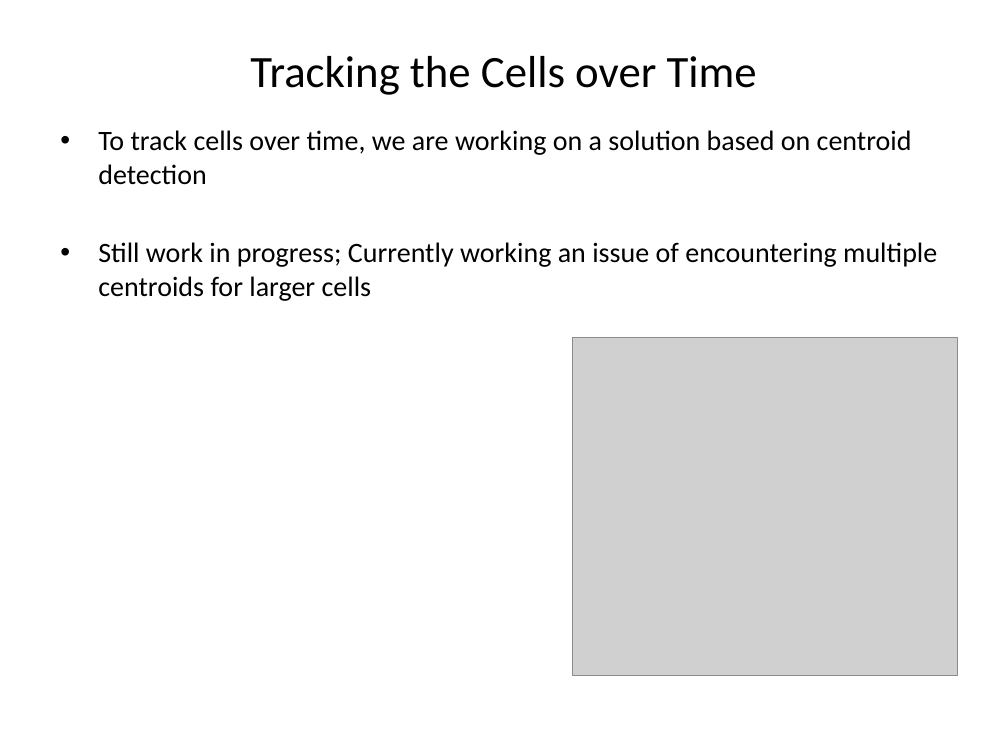
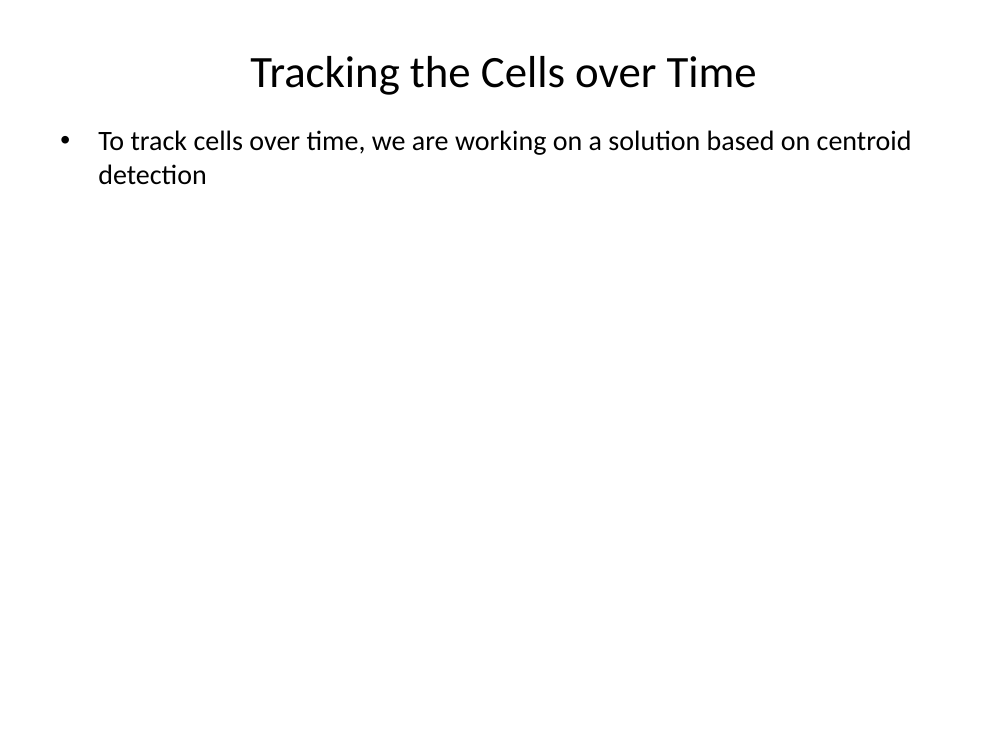
Before and after one commit to tristanmelton/ECE274, a slide deck: slide 13 of presentation/Live-Cell_Tracking_using_Phase_Stretch_Transform_050421.pptx (slide 12 before the commit). Drawn at 1008x756 pixels with LibreOffice and Linux fonts; fonts in the diff are those of the drawing; grey boxes stand for pictures. Boxes give left, top, right and bottom in pixels: in the first picture for what was removed or moved away, otherwise in the second. Text is boxed around its words. In the diff, an @@ line names an element or a change of style, - is before the commit and + after.

```diff
--- a/presentation/Live-Cell_Tracking_using_Phase_Stretch_Transform_050421.pptx
+++ b/presentation/Live-Cell_Tracking_using_Phase_Stretch_Transform_050421.pptx
@@ text at (x1=98, y1=242, x2=937, y2=301): paragraph removed @@
-• Still work in progress; Currently working an issue of encountering multiple centroids for larger cells
@@ picture removed at (x1=573, y1=338, x2=958, y2=675) @@
```
Also in this commit, not shown: 3 other slides changed, 1 slide added, 2 other files.
